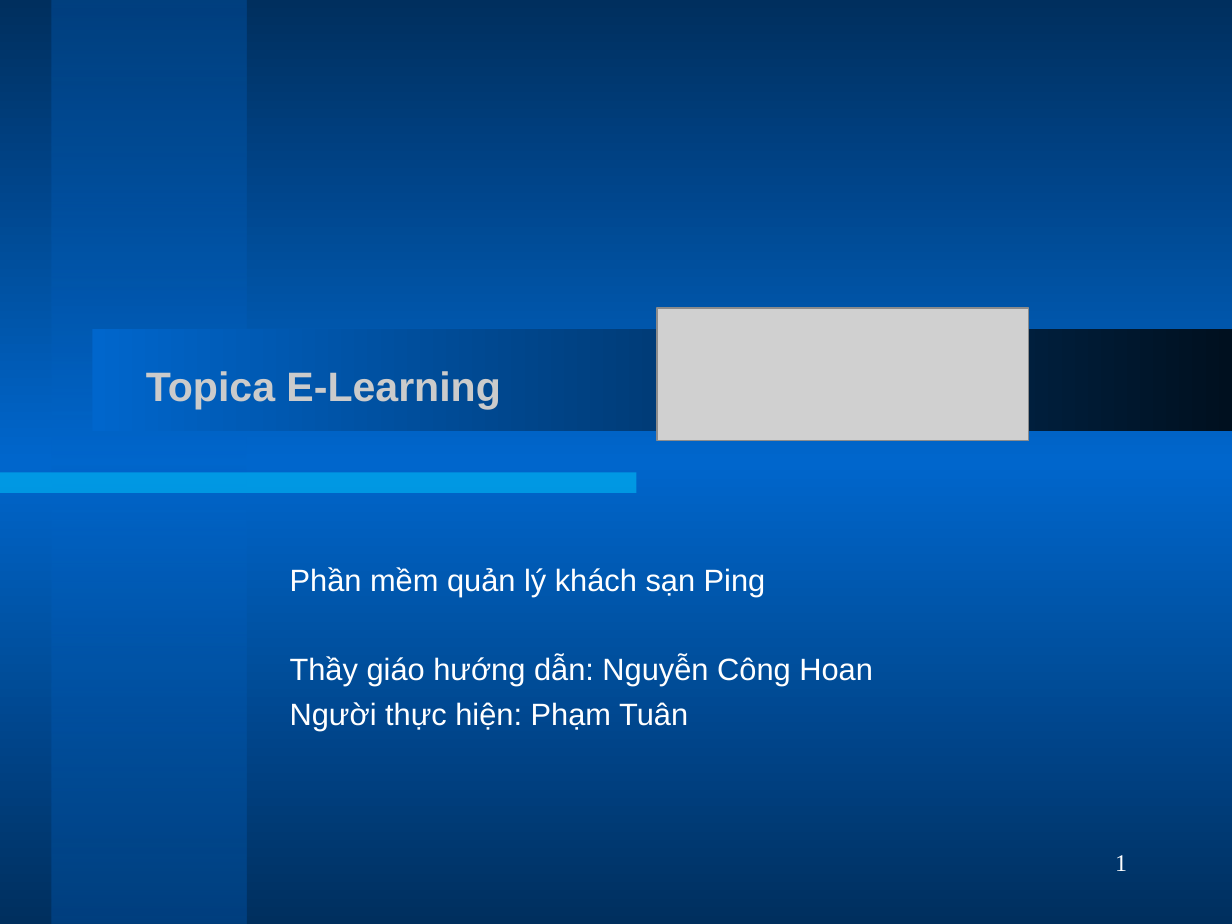
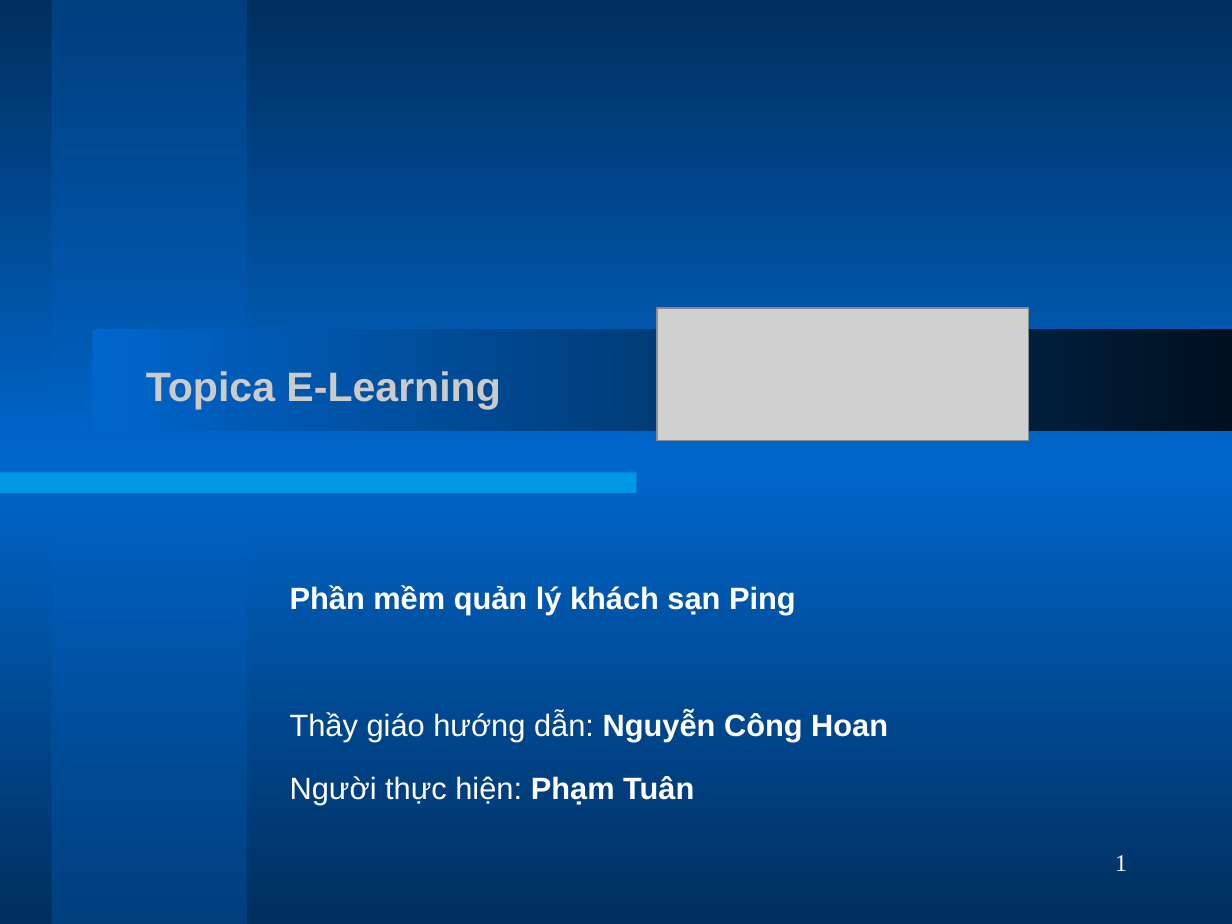
Before and after one commit to phamtuanchip/PHS, a slide deck: slide 1 of Documents/slides.ppt. Drawn at 1232x924 pixels with LibreOffice and Linux fonts; fonts in the diff are those of the drawing; grey boxes stand for pictures. Boxes give left, top, right and bottom in pixels: in the first picture for what was removed or moved away, otherwise in the second. Text is boxed around its words. In the diff, an @@ line names an element or a change of style, - is before the commit and + after.

```diff
--- a/Documents/slides.ppt
+++ b/Documents/slides.ppt
@@ subtitle "Phần mềm quản lý khách ..." at [290, 585, 888, 804]: bold on in "Phần mềm quản lý khách sạn Ping", "Nguyễn Công Hoan", "Phạm Tuân"; line spacing 1 to 1.5 @@
```
Also in this commit, not shown: 6 other slides changed.
